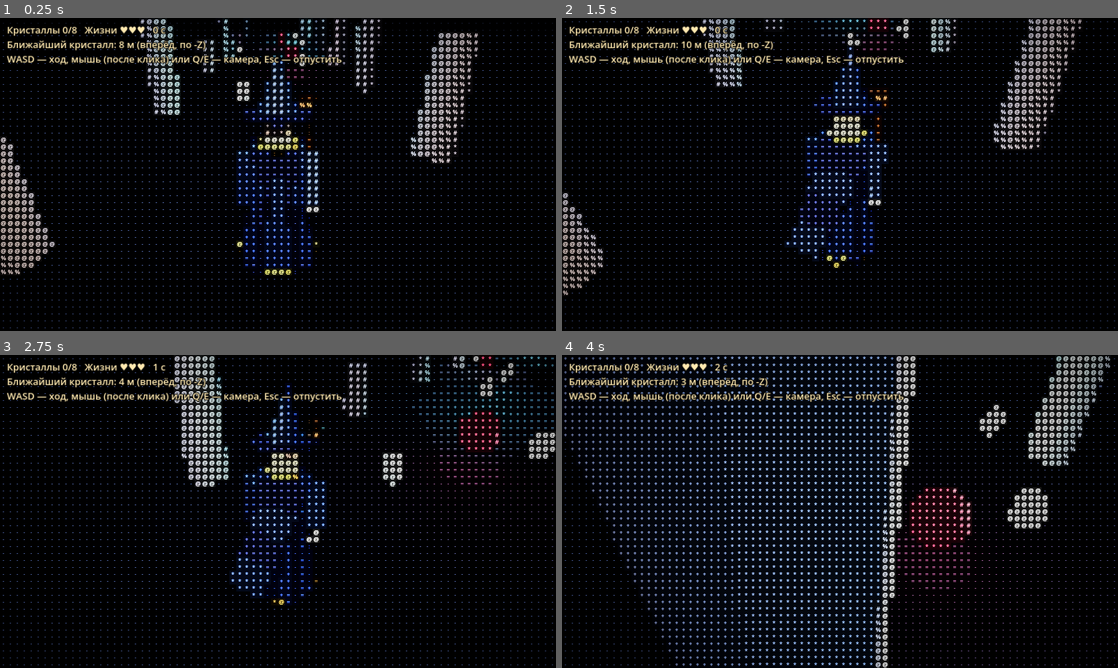
Above: before the commit, frames 1-4 (two rows, left to right).
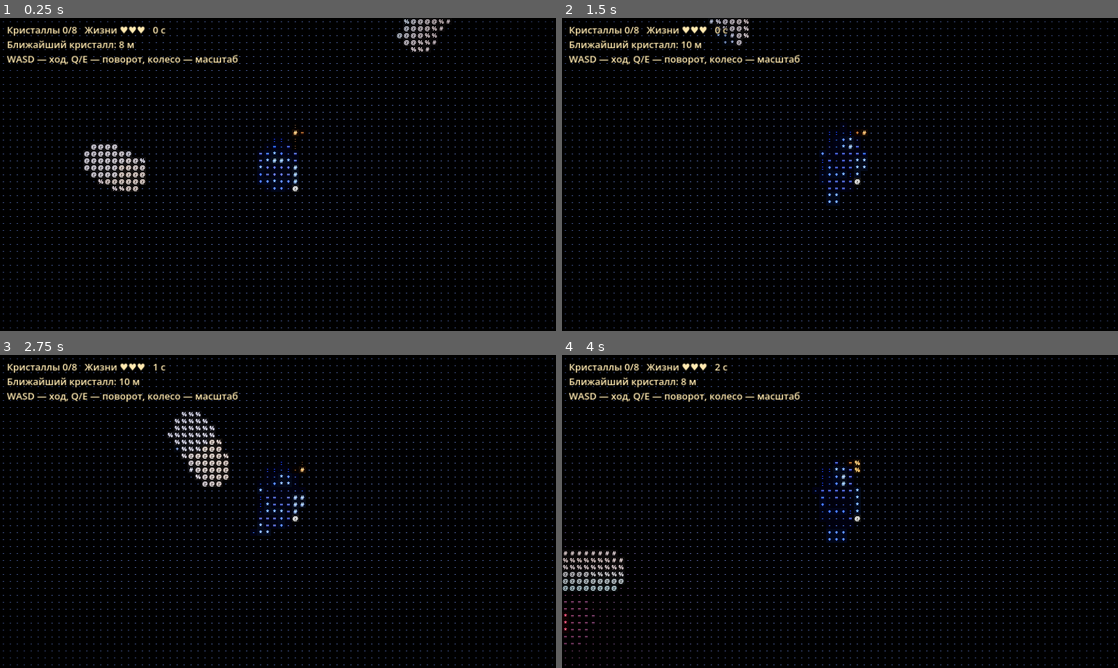
Above: after the commit, the same moments.

Repository: arteick/proxy-test
Game: Godot game, scene res://main.tscn
The game is run twice, just before and just after one commit, with the same random seed, the same clock (stepped at 60 frames per second) and the same inputs.
Inputs (mouse positions are in pixels of both pictures, inside the frame that each line leads up to):
- Up to frame 1 (0.25 s): no input
- Up to frame 2 (1.5 s): tap Enter at 0.5 s; move the mouse to (962, 158) at 0.52 s; hold D 0.53-1.28 s; hold E 0.53-1.28 s; click (962, 158) at 0.67 s; move the mouse to (812, 174) at 1.27 s; hold W from 1.28 s (still down); tap R at 1.35 s; click (812, 174) at 1.42 s
- Up to frame 3 (2.75 s): keep holding W; tap E at 1.55, 2.3 s; move the mouse to (289, 505) at 2.02 s; hold Q from 2.03 s (still down); click (289, 505) at 2.17 s
- Up to frame 4 (4 s): keep holding W; move the mouse to (834, 517) at 2.77 s; release Q at 2.78 s; tap E at 2.85 s; click (834, 517) at 2.92 s; move the mouse to (878, 514) at 3.52 s; hold E from 3.53 s (still down); click (878, 514) at 3.67 s

The runs differ from the first frame. In frame 1, 8.1% of the frame differs, in the area x 0-100%, y 0-83%; in frame 2, 5.9%; in frame 3, 5.7%; in frame 4, 15%, in the area x 0-99%, y 0-100%.

Commit message:
Чат: вид сверху
Co-Authored-By: Claude Sonnet 5.5 <noreply@anthropic.com>
Claude-Session: https://claude.ai/code/session_01WvMwPj4hUtmi3xc9rauGsx

Diff:
--- a/godot/scripts/hud.gd
+++ b/godot/scripts/hud.gd
@@ -11,8 +11,8 @@
 	var best := INF
 	for c in game.crystals:
 		best = minf(best, c.distance_to(Vector2(hero.x, hero.z)))
-	line += "\nБлижайший кристалл: %d м (вперёд, по -Z)" % int(best)
-	return line + "\nWASD — ход, мышь (после клика) или Q/E — камера, Esc — отпустить"
+	line += "\nБлижайший кристалл: %d м" % int(best)
+	return line + "\nWASD — ход, Q/E — поворот, колесо — масштаб"
 
 static func make_label() -> Label:
 	var l := Label.new()
--- a/godot/scripts/move.gd
+++ b/godot/scripts/move.gd
@@ -26,3 +26,9 @@
 const PITCH_MAX := 1.2
 static func look(yaw: float, pitch: float, rel: Vector2, sens: float) -> Vector2:
 	return Vector2(yaw - rel.x * sens, clampf(pitch + rel.y * sens, PITCH_MIN, PITCH_MAX))
+
+# Вид сверху, как в пиксельных играх: камера почти над героем (наклон ~80°), W — вверх экрана.
+const TOP_PITCH := 1.4
+const TOP_DIST := 13.0
+static func top_down_cam(base: Vector3, yaw: float, zoom: float) -> Vector3:
+	return base + Vector3(0, 0, TOP_DIST * zoom).rotated(Vector3.RIGHT, -TOP_PITCH).rotated(Vector3.UP, yaw)
--- a/godot/scripts/world.gd
+++ b/godot/scripts/world.gd
@@ -21,7 +21,7 @@
 var cam: Camera3D
 var light := Lighting.new()
 var hero := Hero.new()
-var pitch := 0.45
+var pitch := Move.TOP_PITCH
 var zoom := 1.0
 var t := 0.0
 var game: Game
@@ -37,7 +37,7 @@
 
 	cam = Camera3D.new()
 	cam.far = FAR
-	cam.fov = 50.0
+	cam.fov = 40.0
 	add_child(cam)
 	_build_ascii_pass()
 	hud = Hud.make_label()
@@ -73,14 +73,7 @@
 	cam.add_child(mi)
 
 func _input(e: InputEvent) -> void:
-	# клик захватывает мышь (Esc отпускает) — дальше движение мышки крутит камеру
-	if e is InputEventMouseButton and e.pressed and e.button_index == MOUSE_BUTTON_LEFT:
-		Input.mouse_mode = Input.MOUSE_MODE_CAPTURED
-	if e is InputEventKey and e.pressed and e.physical_keycode == KEY_ESCAPE:
-		Input.mouse_mode = Input.MOUSE_MODE_VISIBLE
-	if e is InputEventMouseMotion and Input.mouse_mode == Input.MOUSE_MODE_CAPTURED:
-		var v := Move.look(yaw, pitch, e.relative, MOUSE_SENS)
-		yaw = v.x; pitch = v.y
+	# вид сверху: наклон фиксирован, мышь камеру не крутит; колесо — масштаб
 	if e is InputEventMouseButton and e.pressed:
 		if e.button_index == MOUSE_BUTTON_WHEEL_DOWN: zoom = minf(2.2, zoom * 1.06)
 		if e.button_index == MOUSE_BUTTON_WHEEL_UP: zoom = maxf(0.5, zoom * 0.94)
@@ -122,8 +115,7 @@
 	hero.animate(dt, moving, t)
 	var base := hero.position
 	var m := get_viewport().get_mouse_position() / Vector2(get_viewport().get_visible_rect().size)
-	if Input.mouse_mode == Input.MOUSE_MODE_CAPTURED: m = Vector2(0.5, 0.4)
 	light.follow(base, m, t, dt)
-	cam.position = base + Vector3(0, 1.5, 0) + Vector3(0, 0, 5.0 * zoom).rotated(Vector3.RIGHT, -pitch).rotated(Vector3.UP, yaw)
-	cam.look_at(base + Vector3(0, 1.5, 0))
+	cam.position = Move.top_down_cam(base, yaw, zoom)
+	cam.look_at(base)
 	_update_game(dt)
--- a/godot/tests/run.gd
+++ b/godot/tests/run.gd
@@ -28,6 +28,8 @@
 	var p := Move.step(Vector3(0, 0, 3), Vector3(0, 0, -1), 2.0, 1.0, 0.5, wall)
 	check(p.z >= 1.5 - 0.001, "коллизия: не заходит в колонну")
 	check(Move.step(Vector3(5, 0, 5), Vector3(1, 0, 0), 2.0, 0.5, 0.5, wall).x == 6.0, "движение без препятствий")
+	var tc := Move.top_down_cam(Vector3.ZERO, 0.0, 1.0)
+	check(tc.y > 12.0 and tc.z > 0.0 and tc.z < 3.0, "камера: вид сверху, почти над героем")
 	var lk := Move.look(0.0, 0.5, Vector2(100, 0), 0.01)
 	check(is_equal_approx(lk.x, -1.0) and is_equal_approx(lk.y, 0.5), "камера: мышь вправо поворачивает yaw")
 	check(is_equal_approx(Move.look(0.0, 0.5, Vector2(0, 1000), 0.01).y, Move.PITCH_MAX) and is_equal_approx(Move.look(0.0, 0.5, Vector2(0, -1000), 0.01).y, Move.PITCH_MIN), "камера: наклон ограничен")
Not shown, changed: docs/MEMORY.md
Not shown, changed: docs/PROGRESS.md
Not shown, changed: docs/ROADMAP.md
Not shown, added: docs/chat/20261026-024857-rf0n.md
